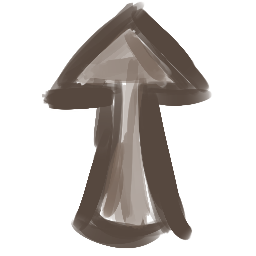
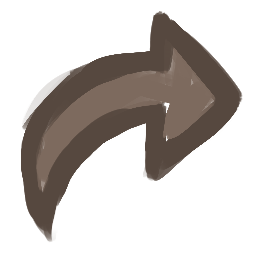
Layered file, before and after one edit (256x256). Changes by layer:
added layer "Copy of Paint Layer 4" above "Paint Layer 4" over (x1=21, y1=1, x2=243, y2=249)
added layer "Paint Layer 4" above "Paint Layer 3" over (x1=21, y1=1, x2=243, y2=249)
painted on "Paint Layer 3" over (x1=21, y1=1, x2=243, y2=249)
showed "Copy of carrot_v1" (2nd of 2) over (x1=21, y1=1, x2=243, y2=249)
